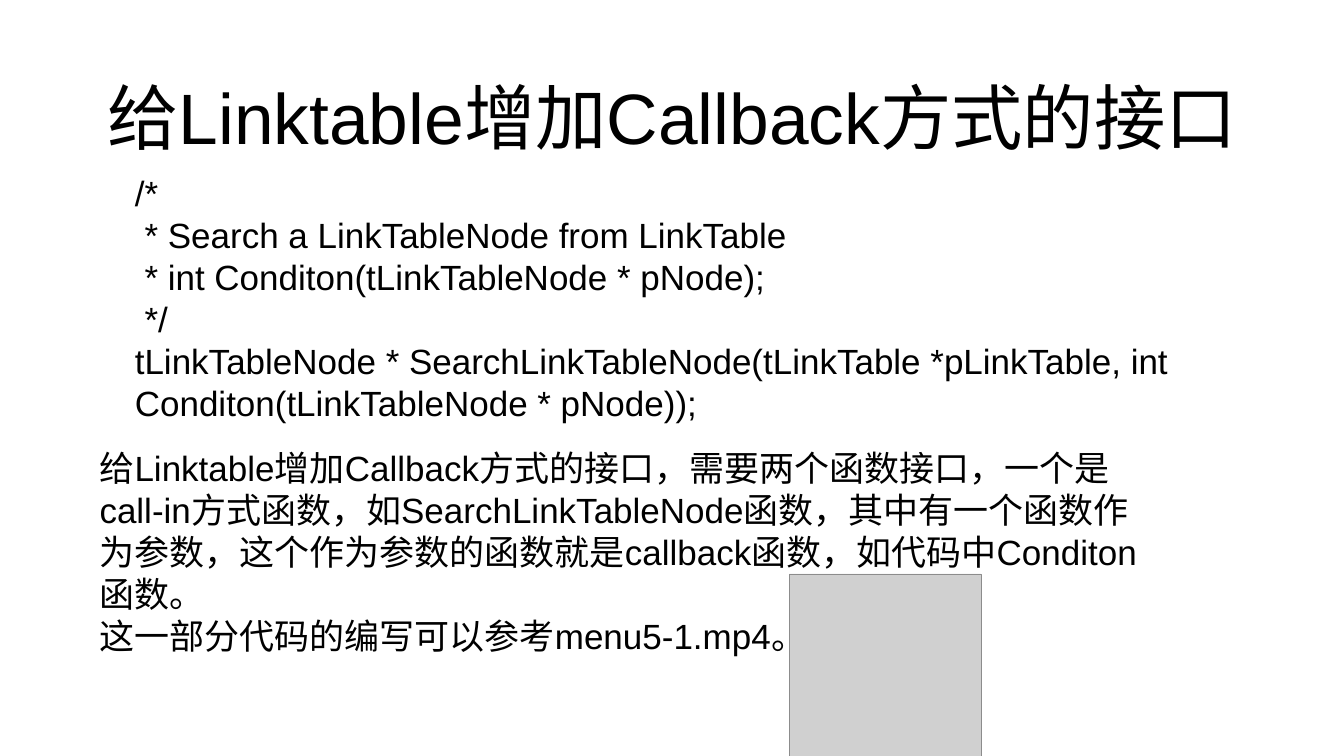
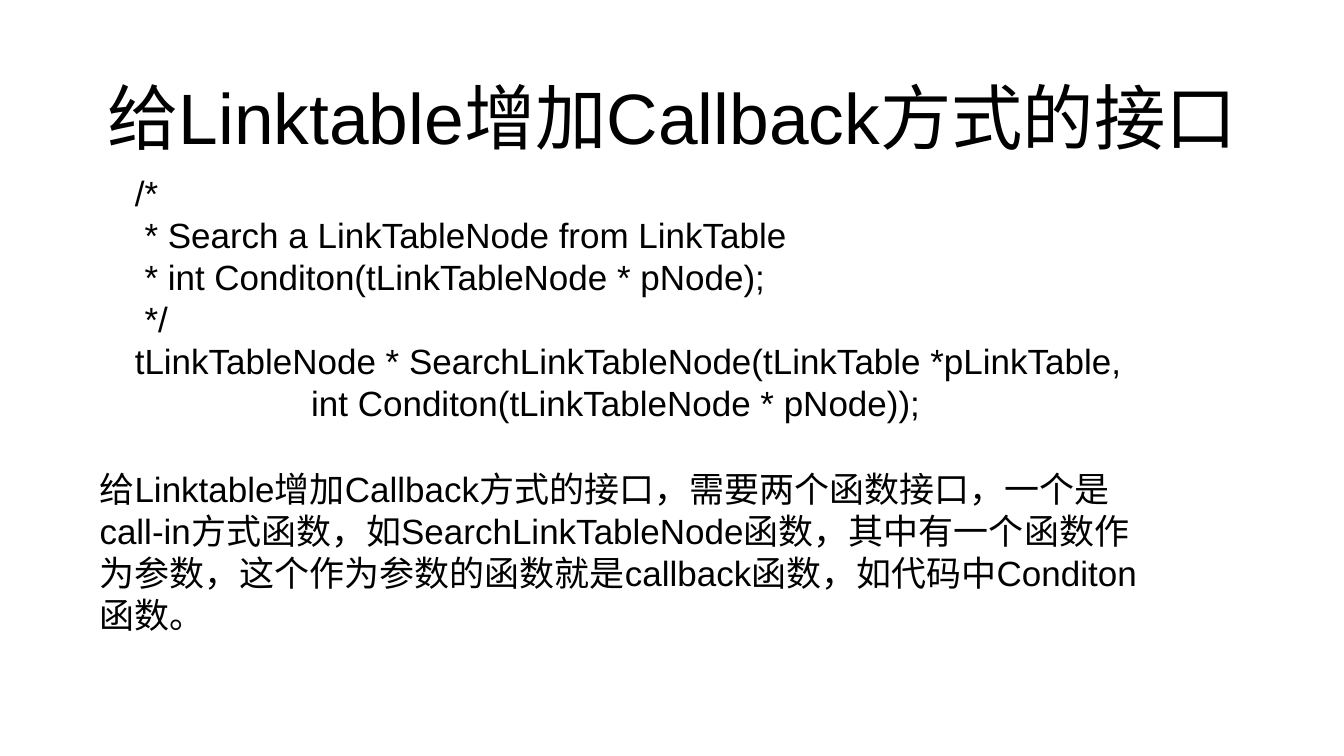
Before and after one commit to mengning/se, a slide deck: slide 79 of ppt/工程化编程实战——代码中的软件工程.pptx (slide 82 before the commit). Drawn at 1344x756 pixels with LibreOffice and Linux fonts; fonts in the diff are those of the drawing; grey boxes stand for pictures. Boxes give left, top, right and bottom in pixels: in the first picture for what was removed or moved away, otherwise in the second. Text is boxed around its words. In the diff, an @@ line names an element or a change of style, - is before the commit and + after.

```diff
--- a/ppt/工程化编程实战——代码中的软件工程.pptx
+++ b/ppt/工程化编程实战——代码中的软件工程.pptx
@@ text at (135,348,1121,423): text changed @@
-tLinkTableNode * SearchLinkTableNode(tLinkTable *pLinkTable, int Conditon(tLinkTableNode * pNode));
+tLinkTableNode * SearchLinkTableNode(tLinkTable *pLinkTable,
+            int Conditon(tLinkTableNode * pNode));
@@ text "给Linktable增加Callback方式的接口，需要两个函数接口，一个是call-in方式函数，如SearchLin ...": place and size @@
-text "给Linktable增加Callback方式的接口，需要两个函数接口，一个是call-in方式函数，如SearchLin ..." at (100,451,1137,659)
+text "给Linktable增加Callback方式的接口，需要两个函数接口，一个是call-in方式函数，如SearchLin ..." at (100,472,1137,631)
@@ picture removed at (789,574,981,756) @@
@@ text at (100,614,806,659): paragraph removed @@
-这一部分代码的编写可以参考menu5-1.mp4。
```
Also in this commit, not shown: 21 other slides changed, 3 slides removed.
